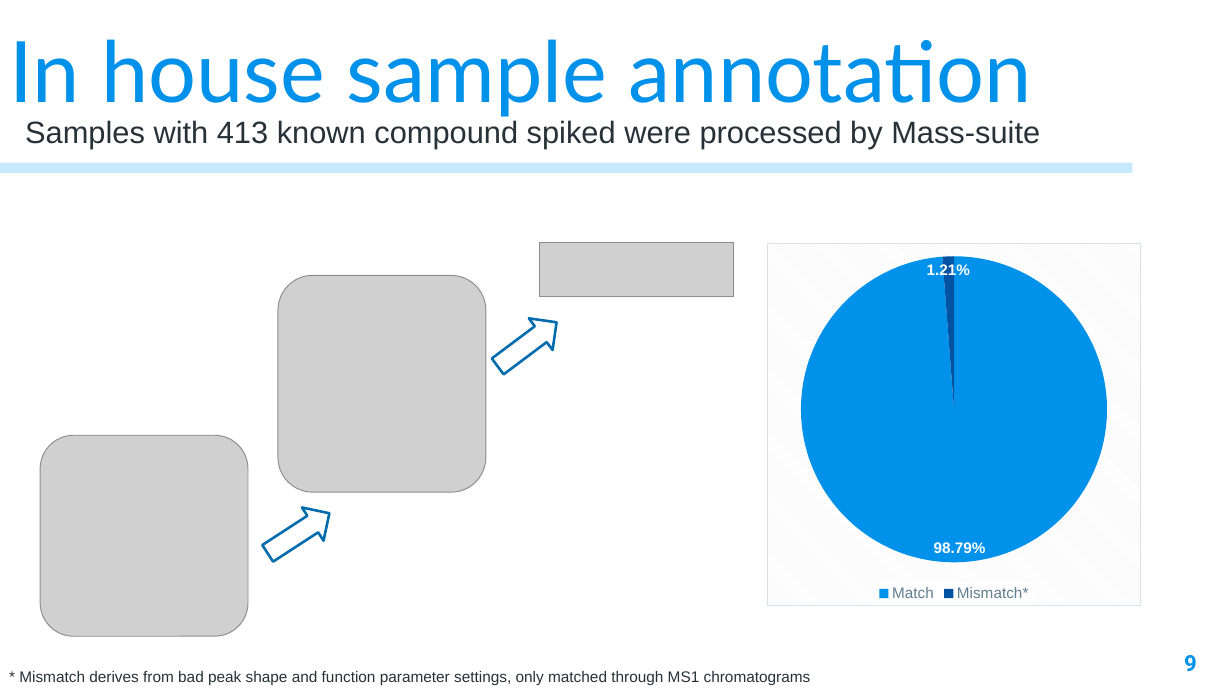
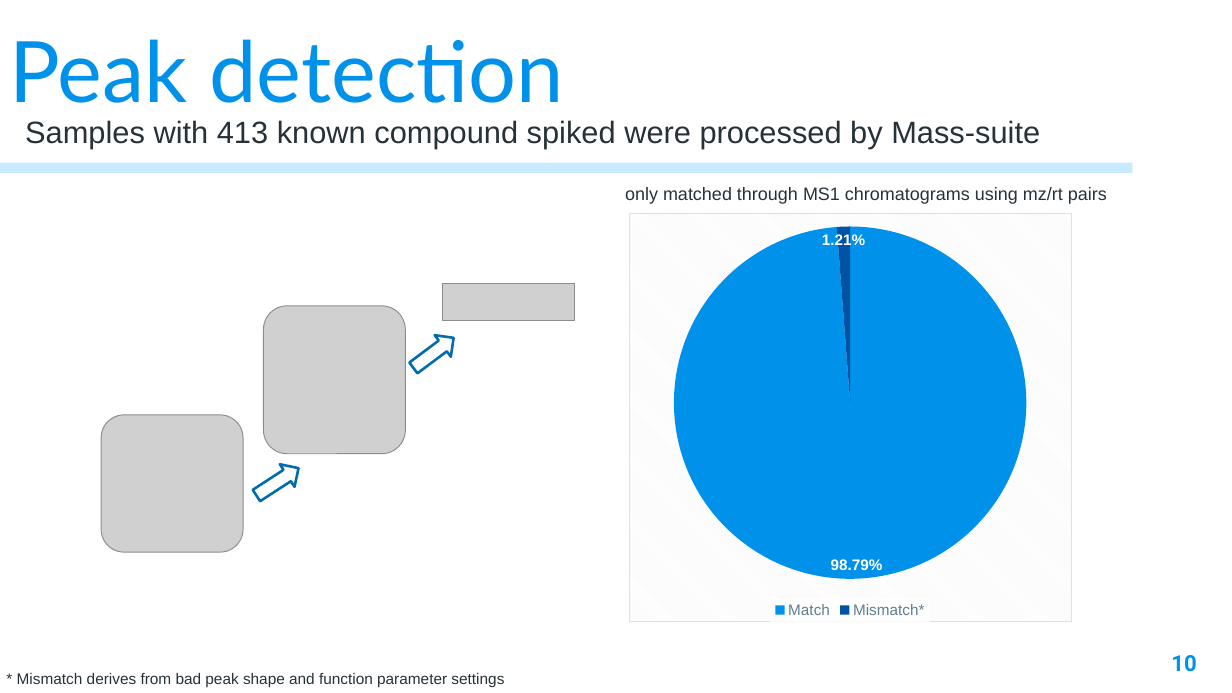
Before and after one commit to XiminHu/mass-suite, a slide deck: slide 10 of doc/20210326 ACS presentation.pptx (slide 9 before the commit). Drawn at 1232x693 pixels with LibreOffice and Linux fonts; fonts in the diff are those of the drawing; grey boxes stand for pictures; background and template pictures are left out. Boxes give left, top, right and bottom in pixels: in the first picture for what was removed or moved away, otherwise in the second. Text is boxed around its words. In the diff, an @@ line names an element or a change of style, - is before the commit and + after.

```diff
--- a/doc/20210326 ACS presentation.pptx
+++ b/doc/20210326 ACS presentation.pptx
@@ title at <box>9,39,564,103</box>: text changed @@
-In house sample annotation
+Peak detection
@@ text added at <box>625,187,1107,204</box>, 14 pt, text #263238 @@
+only matched through MS1 chromatograms using mz/rt pairs
@@ pie chart: place and size @@
-pie chart at <box>767,243,1141,606</box>
+pie chart at <box>628,213,1071,623</box>
@@ picture: place and size @@
-picture at <box>540,243,734,297</box>
+picture at <box>442,284,574,321</box>
@@ picture: place and size @@
-picture at <box>278,275,486,493</box>
+picture at <box>263,306,406,454</box>
@@ right arrow: place and size @@
-right arrow at <box>486,306,569,382</box>
+right arrow at <box>405,327,461,378</box>
@@ picture: place and size @@
-picture at <box>40,435,248,637</box>
+picture at <box>101,415,243,553</box>
@@ right arrow: place and size @@
-right arrow at <box>257,497,340,571</box>
+right arrow at <box>249,457,305,507</box>
@@ page number at <box>1171,655,1196,672</box>: text changed @@
-9
+10
@@ text at <box>17,673,504,688</box>: text changed @@
-* Mismatch derives from bad peak shape and function parameter settings, only matched through MS1 chromatograms
+* Mismatch derives from bad peak shape and function parameter settings
```
Also in this commit, not shown: 14 other slides changed, 3 slides added, 2 slides removed, 7 other files.
